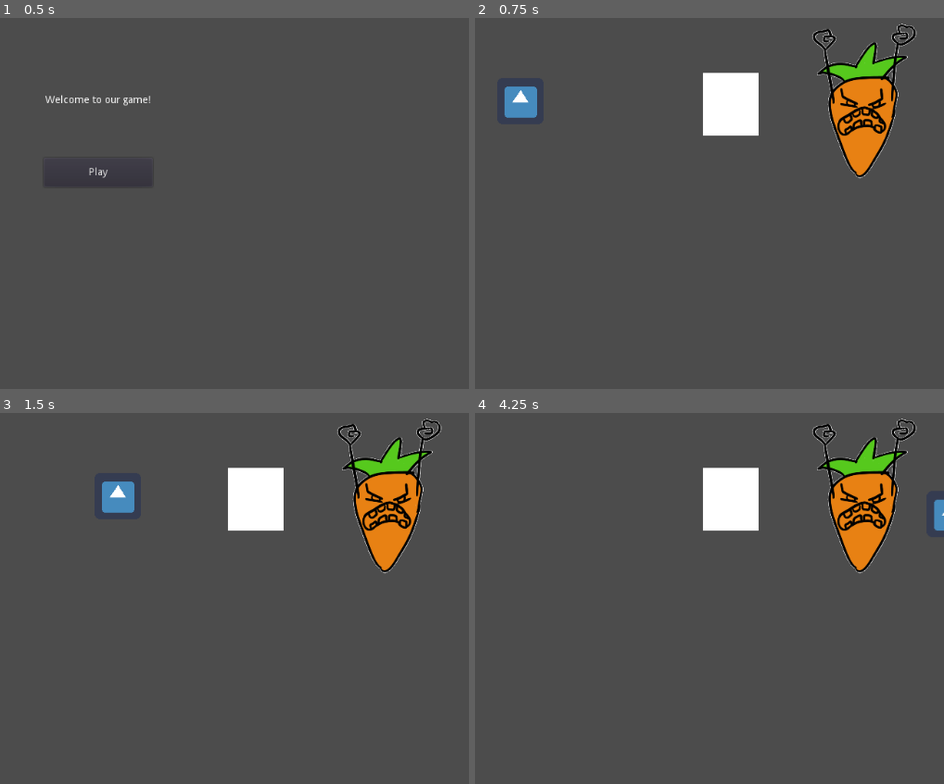
Above: before the commit, frames 1-4 (two rows, left to right).
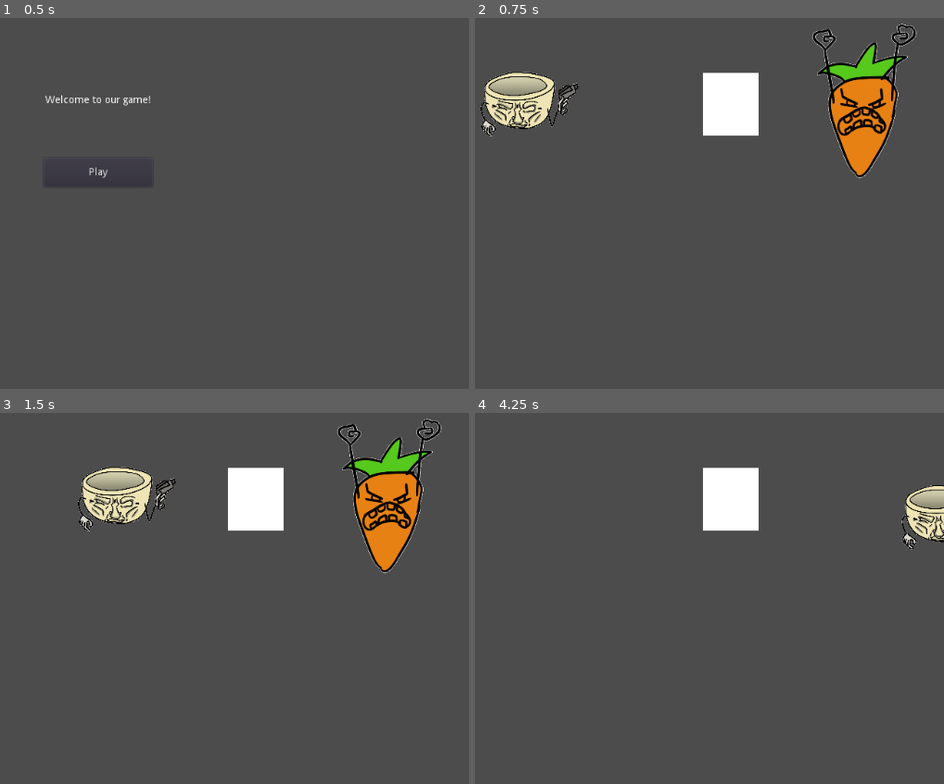
Above: after the commit, the same moments.

Repository: JTMahone/Fellas-Against-Regional-Tyrrany-Final-Project
Game: Godot game, scene res://UI/Main_Menu.tscn
Same seed, same stepped clock (60 frames per second), same inputs: the game is played once before the commit and once after it. The engine's default icon, where the game draws it, is replaced by a stand-in: a white triangle on a blue panel in a dark square.
Inputs (mouse positions are in pixels of both pictures, inside the frame that each line leads up to):
- Up to frame 1 (0.5 s): no input
- Up to frame 2 (0.75 s): click "Play" at 0.5 s
- Up to frame 3 (1.5 s): tap Enter at 1.25 s; move the mouse to (262, 546) at 1.27 s; hold D (right) from 1.28 s (still down); click (262, 546) at 1.35 s
- Up to frame 4 (4.25 s): tap Space at 2 s; move the mouse to (outside the picture) at 2.02 s; release D (right) at 2.03 s; hold S (down) 2.03-2.78 s; click (outside the picture) at 2.1 s; move the mouse to (648, 472) at 2.77 s; hold D (right) 2.78-3.53 s; click (648, 472) at 2.85 s; move the mouse to (535, 654) at 3.52 s; hold W (up) from 3.53 s (still down); click (535, 654) at 3.6 s

Frame 1 is identical in both runs. In frame 2, 2.2% of the frame differs, in the area x 1-23%, y 14-32%; in frame 3, 2.2%; in frame 4, 5.2%, in the area x 71-100%, y 1-44%.

Commit message:
added bowl idle/attack sprites and script alterations
minor alterations to player script, allowing attack and idle sprites to be shown during their proper inputs

Diff:
--- a/Player/Player.gd
+++ b/Player/Player.gd
@@ -22,8 +22,12 @@
 		velocity.y -= speed
 	if Input.is_action_just_pressed("shoot"):
 		$MuzzleFlash.show()
+		$Idle.hide()
+		$Attack.show()
 	if Input.is_action_just_released("shoot"):
 		$MuzzleFlash.hide()
+		$Idle.show()
+		$Attack.hide()
 	velocity = velocity.normalized() * speed
 
 
--- a/Player/Player.tscn
+++ b/Player/Player.tscn
@@ -1,16 +1,26 @@
-[gd_scene load_steps=4 format=2]
+[gd_scene load_steps=5 format=2]
 
 [ext_resource path="res://Player/Player.gd" type="Script" id=1]
-[ext_resource path="res://icon.png" type="Texture" id=2]
+[ext_resource path="res://Assets/Ceaser_0000_Layer-2.png" type="Texture" id=2]
+[ext_resource path="res://Assets/Ceaser_0001_Layer-4.png" type="Texture" id=3]
 
 [sub_resource type="RectangleShape2D" id=1]
 extents = Vector2( 30.5, 30.5 )
 
 [node name="Player" type="KinematicBody2D"]
+scale = Vector2( 1.39564, 1.39287 )
 script = ExtResource( 1 )
 
-[node name="Sprite" type="Sprite" parent="."]
+[node name="Idle" type="Sprite" parent="."]
+position = Vector2( 9, 3 )
+scale = Vector2( 0.10648, 0.10648 )
 texture = ExtResource( 2 )
+
+[node name="Attack" type="Sprite" parent="."]
+visible = false
+position = Vector2( 4, 4 )
+scale = Vector2( 0.106, 0.106 )
+texture = ExtResource( 3 )
 
 [node name="CollisionShape2D" type="CollisionShape2D" parent="."]
 shape = SubResource( 1 )
Binary file added: Assets/Ceaser_0000_Layer-2.png
Not shown, added: Assets/Ceaser_0000_Layer-2.png.import
Binary file added: Assets/Ceaser_0001_Layer-4.png
Not shown, added: Assets/Ceaser_0001_Layer-4.png.import
